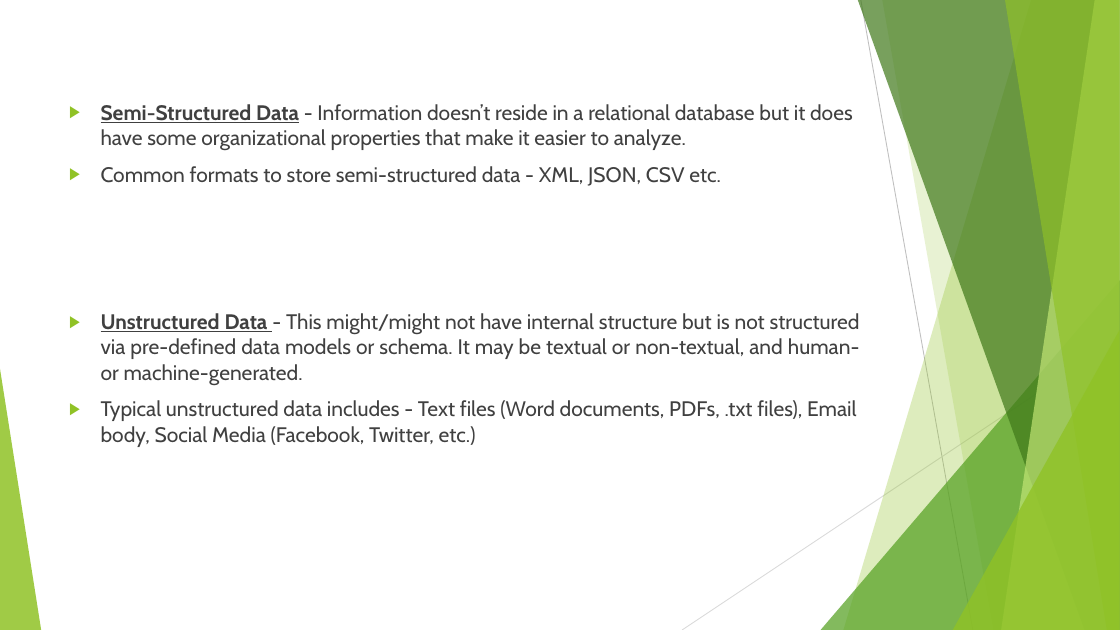
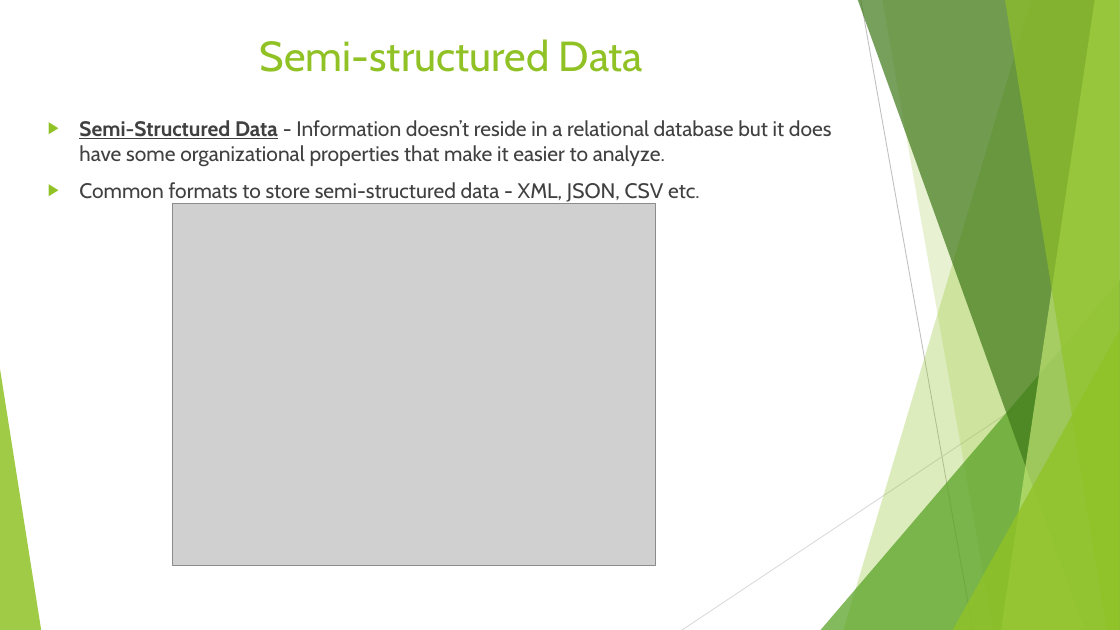
Before and after one commit to Aakriti23/Regular-Expressions, a slide deck: slide 6 of Regular Expressions.pptx (slide 5 before the commit). Drawn at 1120x630 pixels with LibreOffice and Linux fonts; fonts in the diff are those of the drawing; grey boxes stand for pictures. Boxes give left, top, right and bottom in pixels: in the first picture for what was removed or moved away, otherwise in the second. Text is boxed around its words. In the diff, an @@ line names an element or a change of style, - is before the commit and + after.

```diff
--- a/Regular Expressions.pptx
+++ b/Regular Expressions.pptx
@@ title added at box(260, 39, 643, 72), 36 pt, text #90C226 @@
+Semi-structured Data
@@ text "Semi-Structured Data - Information doesn’t ...": place and size @@
-text "Semi-Structured Data - Information doesn’t ..." at box(101, 104, 860, 447)
+text "Semi-Structured Data - Information doesn’t ..." at box(79, 120, 832, 204)
@@ picture added at box(172, 203, 655, 565) @@
@@ text at box(101, 313, 860, 447): paragraphs removed @@
-▶ Unstructured Data - This might/might not have internal structure but is not structured via pre-defined data models or schema. It may be textual or non-textual, and human- or machine-generated.
-▶ Typical unstructured data includes - Text files (Word documents, PDFs, .txt files), Email body, Social Media (Facebook, Twitter, etc.)
```
Also in this commit, not shown: 2 other slides changed, 4 slides added, 2 other files.
